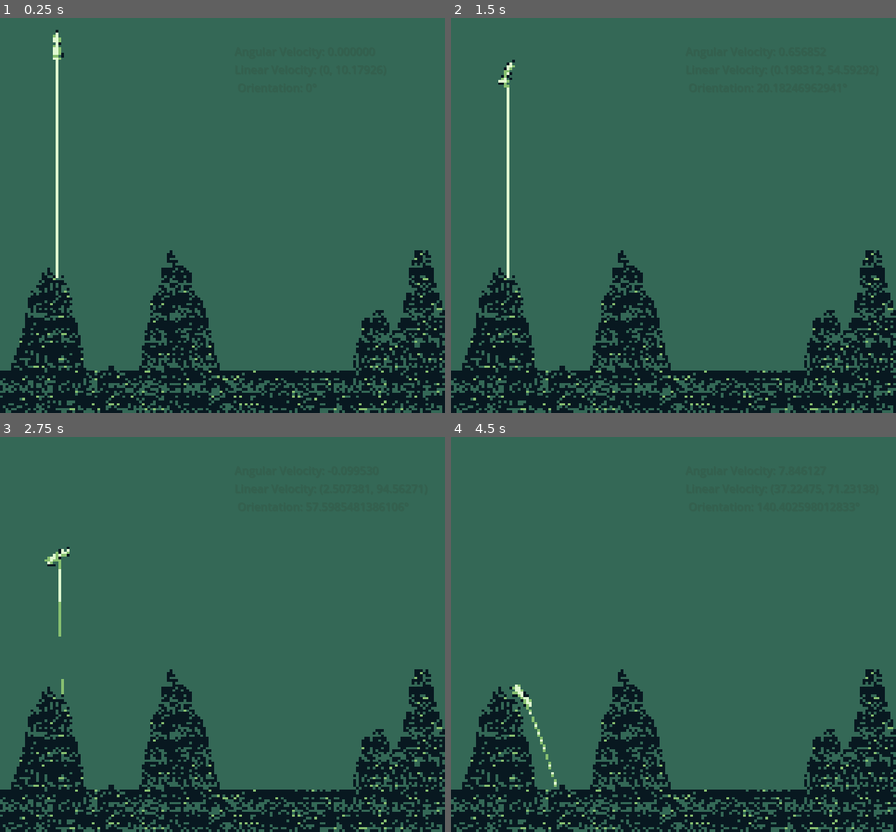
Above: before the commit, frames 1-4 (two rows, left to right).
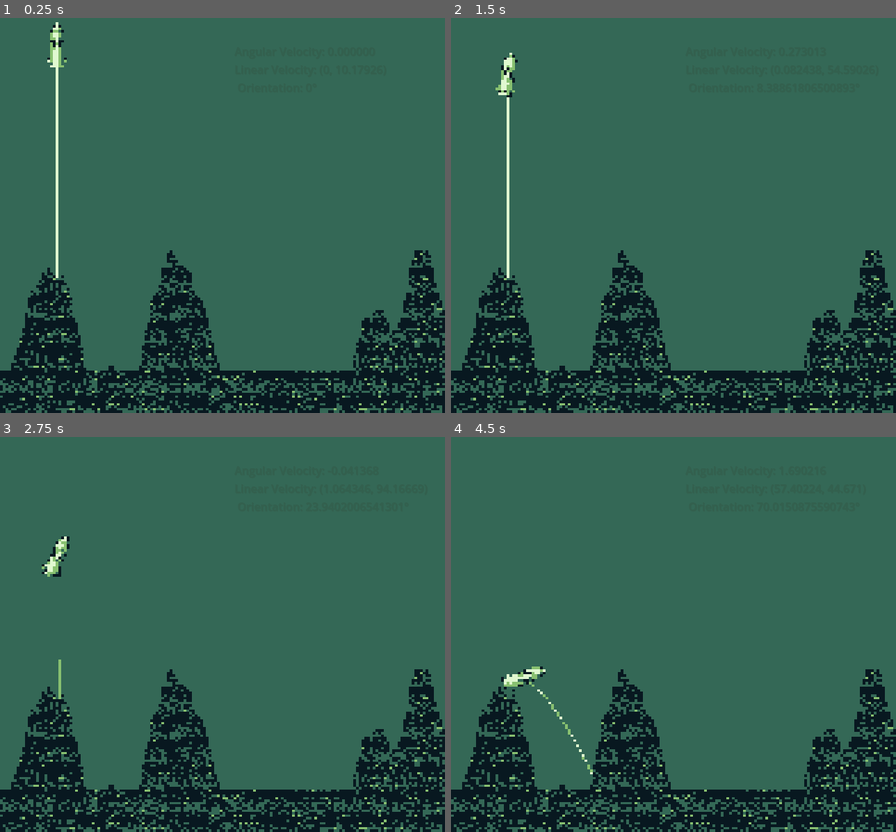
Above: after the commit, the same moments.

Repository: KMatiks/astrolad-landing
Game: Godot game, scene res://scenes/main.tscn
Two runs of this game, one before a commit and one after it. Both use one fixed random seed, a clock stepped at 60 frames per second and the inputs below.
Inputs:
- Up to frame 1 (0.25 s): no input
- Up to frame 2 (1.5 s): hold Right (ui_right) from 0.53 s (still down); tap Up (ui_up) at 0.77 s
- Up to frame 3 (2.75 s): tap Up (ui_up) at 1.52 s; release Right (ui_right) at 2.03 s; hold Left (ui_left) from 2.03 s (still down)
- Up to frame 4 (4.5 s): release Left (ui_left) at 2.78 s; hold Right (ui_right) 2.78-4.28 s; tap Up (ui_up) at 3.02, 3.77 s; hold Left (ui_left) from 4.28 s (still down)

The runs differ from the first frame. In frame 1, 0.2% of the frame differs, in the area x 10-15%, y 1-13%; in frame 2, 0.3%; in frame 3, 0.5%; in frame 4, 0.6%, in the area x 11-32%, y 58-89%.

Commit message:
Initial bug fix for rocket scaling bug

Diff:
--- a/scenes/main.tscn
+++ b/scenes/main.tscn
@@ -81,7 +81,7 @@
 physics_layer_0/collision_layer = 1
 sources/0 = SubResource("TileSetAtlasSource_isqsr")
 
-[node name="Main" type="Node2D"]
+[node name="Main" type="Node2D" groups=["main"]]
 script = ExtResource("1_hsskb")
 
 [node name="TileMap" type="TileMap" parent="." groups=["terrain"]]
--- a/scenes/rocket.tscn
+++ b/scenes/rocket.tscn
@@ -1,8 +1,10 @@
-[gd_scene load_steps=4 format=3 uid="uid://wrmhcd56xxj7"]
+[gd_scene load_steps=6 format=3 uid="uid://wrmhcd56xxj7"]
 
 [ext_resource type="Script" path="res://scenes/rocket.gd" id="1_6ikh3"]
 [ext_resource type="Texture2D" uid="uid://mvp41fr4gbrm" path="res://assets/rocketboi3.png" id="3_76lni"]
 [ext_resource type="Script" path="res://scenes/trajectory.gd" id="4_fv1xk"]
+[ext_resource type="Script" path="res://scenes/rocket_sprite.gd" id="4_sgux0"]
+[ext_resource type="Script" path="res://scenes/rocket_collider.gd" id="5_4gpbr"]
 
 [node name="Rocket" type="RigidBody2D" groups=["rocket"]]
 position = Vector2(-1, 0)
@@ -18,11 +20,13 @@
 position = Vector2(4.76837e-07, 4.76837e-07)
 scale = Vector2(0.625, 0.625)
 texture = ExtResource("3_76lni")
+script = ExtResource("4_sgux0")
 
 [node name="CollisionPolygon2D" type="CollisionPolygon2D" parent="."]
 use_parent_material = true
 position = Vector2(0.425, -0.514285)
 scale = Vector2(0.643973, 0.643973)
 polygon = PackedVector2Array(-0.659966, -31.8114, 8.6572, -17.8357, 8.6572, 17.8801, 13.3158, 25.6444, 3.99861, 25.6444, 10.2101, 31.8558, -11.53, 31.8558, -5.31855, 25.6444, -14.6357, 25.6444, -9.97713, 17.8801, -9.97713, 5.45719, -9.97713, -17.8357)
+script = ExtResource("5_4gpbr")
 
 [connection signal="body_entered" from="." to="." method="_on_body_entered"]
--- /dev/null
+++ b/scenes/rocket_collider.gd
@@ -0,0 +1,13 @@
+extends CollisionPolygon2D
+
+
+# Called when the node enters the scene tree for the first time.
+func _ready():
+	var main: Node2D = get_tree().get_nodes_in_group("main")[0]
+	scale.x = 1 - (1 / main.PIXEL_SIZE)
+	scale.y = 1 - (1 / main.PIXEL_SIZE);
+
+
+# Called every frame. 'delta' is the elapsed time since the previous frame.
+func _process(delta):
+	pass
--- /dev/null
+++ b/scenes/rocket_sprite.gd
@@ -0,0 +1,13 @@
+extends Sprite2D
+
+
+# Called when the node enters the scene tree for the first time.
+func _ready():
+	var main: Node2D = get_tree().get_nodes_in_group("main")[0]
+	scale.x = 1 - (1 / main.PIXEL_SIZE)
+	scale.y = 1 - (1 / main.PIXEL_SIZE);
+
+
+# Called every frame. 'delta' is the elapsed time since the previous frame.
+func _process(delta):
+	pass
